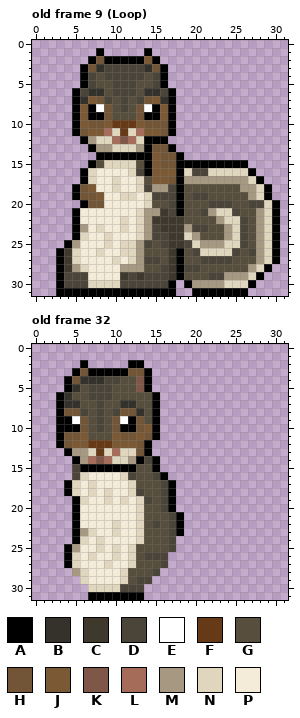
Pixel-art file: Sprite_Stuff/Aseprite Files/SquirrelSprite.aseprite. This is how it looked before the edit.
32x32 pixels, 36 frames. Colours within 5 levels of each other are drawn and written as one. Shown: old frame 9 (Loop), old frame 32. The commit also changed other frames, which this record leaves out.
Visible layers, top first: "Group 1/LArm", "Group 1/Head", "Group 1/RArm", "Group 1/LLeg", "Group 1/Body", "Group 1/Tail", "Group 1/RLeg".
Palette (. is transparent): A #000000  B #35312b  C #3e382d  D #4b4438  E #ffffff  F #663a17  G #574e3d  H #725536  J #7b5934  K #7e5748  L #a56c59  M #a79981  N #e0d6bd  P #f4ecd9
Pixels before, old frame 9 (Loop), first column x 3:
 1 .....A.....A................
 2 ....AHAAAAAJA...............
 3 ...AHBDDDDDBHA..............
 4 ...ADGDDDDDGDA..............
 5 ...ADGGDDDGGDA..............
 6 ..ADBBGDDDGBBDA.............
 7 ..ABJHDGDGDHJBA.............
 8 ..AJAEHGDGHEAJA.............
 9 ..AJAAHGGGHAAJA.............
10 ..AJHHJFFFJHHHA.............
11 ..AHJJLNFNLJJHA.............
12 ...AMNNLKLNAAA..............
13 ....AMMNNNMAHHA.............
14 .....AAAAAAAJHHA............
15 ....AGNNNNGAJHHAAAAAAAAA....
16 ...ANPPPPNDAJJJANDDNNNNNA...
17 ...ANPPNPPNGJJHAMMMMMMMMNA..
18 ..AHJPPNPPNDMMDAGGGGGGGMMNA.
19 ..AHHJPPNNPNDDDAGDDGGGGGMNA.
20 ...AHHPPPPPNGGDAGGGDDDGGDDNA
21 ..APPPPPPPNMMCDAGGDMNNDGGMNA
22 ..APPPPPNPNMCCCCGGGGMNNDGMNA
23 ..AMPNPPNPNMDCCCMDDGGMNDGMNA
24 ..ANPPNPPPNMDDCCNMGGGMNDGMNA
25 .AMPPPNPNNMDGDCCDNMMMNNDGMNA
26 ACNPPNPPNNMGGGCAGDNNNNDGDMNA
27 ACNPPPPNPNMDDGCAGGDDDDGGGMNA
28 ACMNPPPPMMMGGDCADDGGGGGGMNA.
29 ADDDPPPPCDCDDDCAGGGDDMMMNA..
30 ADDDNNNNDDDDDDA.AMMMMNNNA...
31 AAAAAAAAAAAAAAA..AAAAAAA....
Pixels before, old frame 32, first column x 3:
 2 ...A.....AA.....
 3 ..AHAAAAAHHA....
 4 .AHBBBDDGGKA....
 5 .ABGDDDGGGKA....
 6 ABGGDDDGGGGGA...
 7 ABBGGDGGBBGGA...
 8 AHHDGDGDHHBGA...
 9 AAEHGDGHEAHGA...
10 AAAHGDGHAAHJA...
11 AHHJGGGJHHJHA...
12 AHJJFFFJJJHA....
13 .AMMNFNLNNHA....
14 ..AMLKLNNMADA...
15 ..DAAAAAAAGGA...
16 ..DNPPPPNDGGDA..
17 .ANPNPPPPNGGGDA.
18 .ANPNPNPPNDGGDA.
19 ..ANPPNPNPNDGDA.
20 ..APPPPPPPNGGDA.
21 ..APPPPPPPNGGGDA
22 ..APPPPNPPNGDGDA
23 ..AMNPPNPPNGGGDA
24 ..ANPNPPPPNGGGD.
25 .AMPPNPNPNGGGGD.
26 .ANPNPPNPNGDDD..
27 .ANPPPNPPNGGGD..
28 ..MNPPPPNGGGD...
29 ...NPPPPNGDD....
30 ....NNNNDDD.....
31 ....AAAAAAA.....
And afterwards:
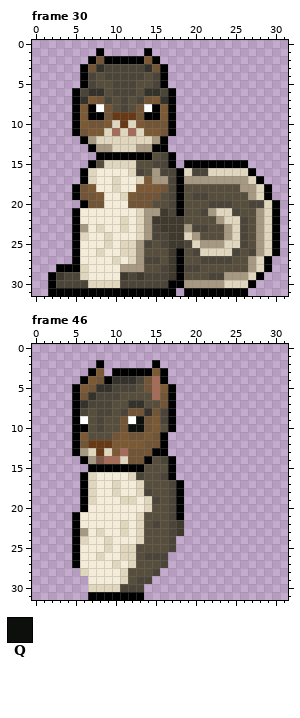
Colours new in this view: Q #0d0f0c
A new or re-ordered frame is compared with the old frame closest to it.
Change:
frames 36 -> 47
Frame 30 is new; against old frame 9 (Loop):
y 9: x 10..12 GGG -> FFF
y 10: x 10 F -> N; x 12 F -> N
y 11: x 9..13 LNFNL -> NLNLN
y 12: x 10..12 LKL -> NNN; x 14..15 AA -> NM
y 13: x 14..17 AHHA -> MAA.
y 14: x 15..18 JHHA -> GDA.
y 15: x 14..18 AJHHA -> GDDA.
y 16: x 14..17 AJJJ -> GMDD
y 17: x 14..17 GJJH -> JMMD
y 18: x 13..16 NDMM -> JJJH
y 19: x 12..16 NPNDD -> JHHHG
y 20: x 12..14 PPN -> HHH
y 25: x 4..5 AM -> .A
y 26: x 3..5 ACN -> ..A
y 27: x 3..5 ACN -> ..A; x 27..30 GMNA -> MNA.
y 28: x 4..5 CM -> AA
y 29: x 2..3 .A -> AC; x 6 D -> N
y 30: x 2..3 .A -> AD; x 18..19 .A -> AM
y 31: x 2 . -> A; x 19 . -> A
Frame 46 is new; against old frame 32, layers "Group 1/Head", "Group 1/Body":
y 2: x 6 A -> .; x 8 . -> A; x 12..13 AA -> ..; x 15 . -> A
y 3: x 5..6 AH -> ..; x 8..9 AA -> J.; x 12..13 HH -> AA; x 15..16 .. -> JA
y 4: x 4..16 AHBBBDDGGKA.. -> ..AJHABBBDHLA
y 5: x 4..17 ABGDDDGGGKA... -> .AJHBBDDDGHLJA
y 6: x 3..7 ABGGD -> ..AHB; x 10 G -> D; x 15..17 A.. -> LHA
y 7: x 3..7 ABBGG -> ..ABD; x 9 G -> D; x 11 B -> G; x 13 G -> B; x 15..17 A.. -> GHA
y 8: x 3..5 AHH -> ..A; x 9..11 GDH -> DGD; x 13..17 BGA.. -> HBHDA
y 9: x 3..6 AAEH -> ..AE; x 10..17 HEAHGA.. -> GHEQHJDA
y 10: x 3..4 AA -> ..; x 6 H -> A; x 10..17 HAAHJA.. -> GHQQHJGA
y 11: x 3..5 AHH -> ..A; x 10..11 JH -> HJ; x 13..16 JHA. -> HJHA
y 12: x 3..6 AHJJ -> ..AH; x 13..16 HA.. -> JHHA
y 13: x 4..5 AM -> .A; x 10..12 LNN -> JLH; x 14..16 A.. -> HAA
y 14: x 5..7 AML -> .AM; x 10 N -> L; x 12..17 MADA.. -> HHAGDA
y 15: x 5..6 DA -> ..; x 13 G -> A; x 15..17 A.. -> GGA
y 16: x 5..7 DNP -> .AN; x 11..13 NDG -> PND; x 15..17 DA. -> GDA
y 17: x 4..6 ANP -> ..A; x 10 P -> N; x 12..13 NG -> PN; x 16..18 DA. -> GDA
y 18: x 4..6 ANP -> ..A; x 9..10 NP -> PN; x 12..14 NDG -> PND; x 16..18 DA. -> GDA
y 19: x 5..7 ANP -> .AN; x 9 N -> P; x 12..18 PNDGDA. -> NPNDGDA
y 20: x 5..6 AP -> .A; x 13..14 NG -> PN; x 16..18 DA. -> GDA
y 22: x 10..11 NP -> PN; x 18 A -> C
y 23: x 7..8 NP -> PN; x 10..11 NP -> PN; x 18 A -> C
y 24: x 8..9 NP -> PN
y 25: x 4..5 AM -> .A; x 8..11 NPNP -> PNPN
y 26: x 4..5 AN -> .A; x 7..8 NP -> PN; x 10..11 NP -> PN
y 27: x 4..5 AN -> .A; x 9..10 NP -> PN
y 28: x 5 M -> .
y 29: x 6 N -> .
Changed places in both pictures, as pixel boxes (x1, y1, x2, y2):
changed: (104, 112, 184, 208)
changed: (48, 240, 88, 296)
changed: (248, 256, 280, 264)
changed: (176, 280, 192, 296)
changed: (56, 360, 184, 584)
